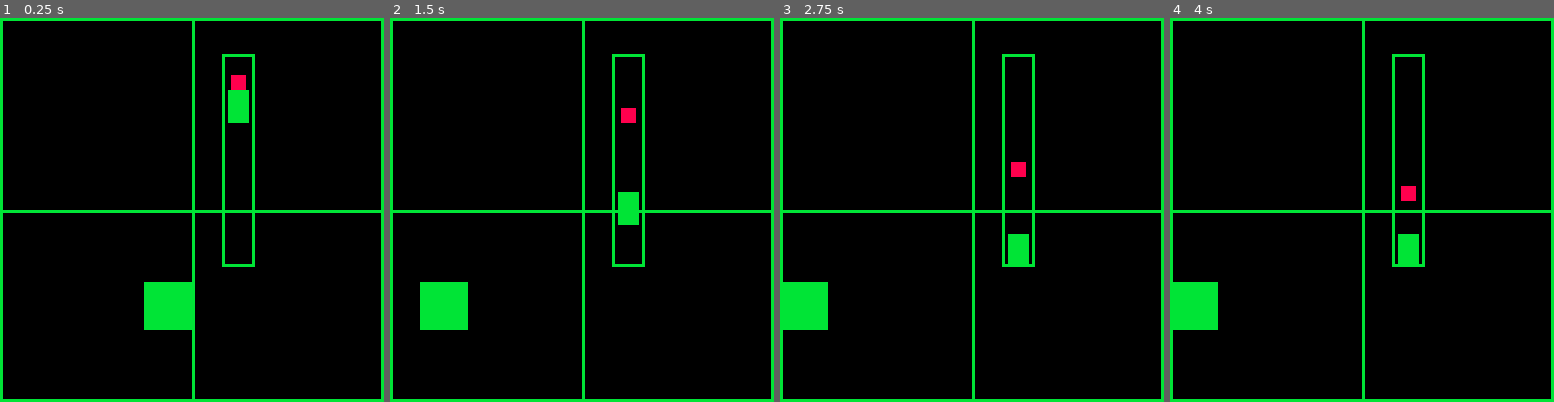
Above: before the commit, frames 1-4 (left to right).
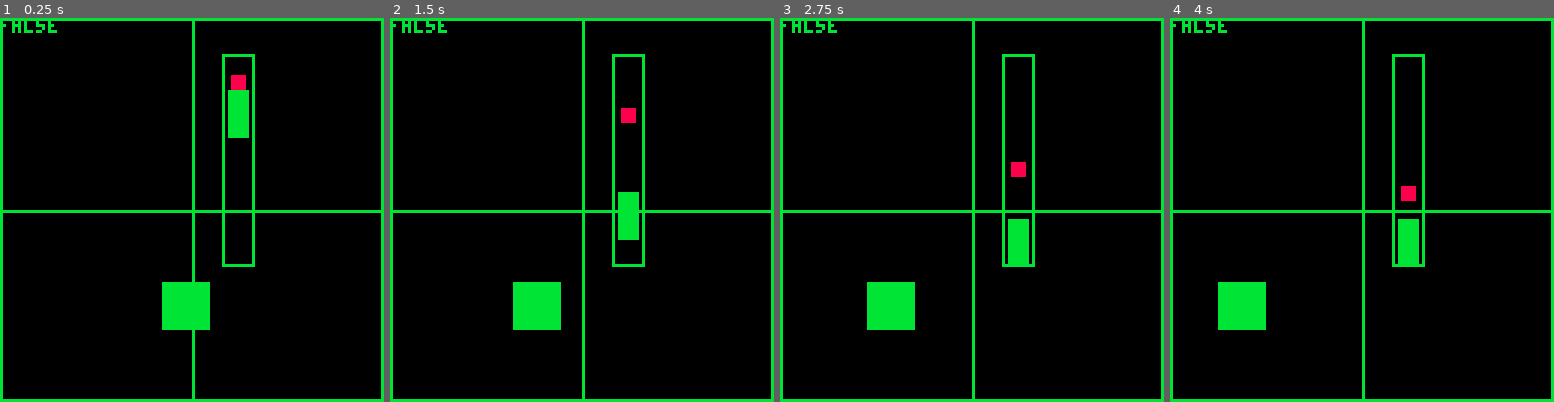
Above: after the commit, the same moments.

Repository: getJv/novice_summer_jam_2
Game: PICO-8 cartridge w_box.p8
Same seed, same stepped clock (60 frames per second), same inputs: the game is played once before the commit and once after it.
Inputs:
- Up to frame 1 (0.25 s): no input
- Up to frame 2 (1.5 s): tap O (Z key) at 0.7 s
- Up to frame 3 (2.75 s): tap O (Z key) at 1.7, 2.1, 2.5 s
- Up to frame 4 (4 s): tap O (Z key) at 2.9, 3.3, 3.7 s

The runs differ from the first frame. In frame 1, 1.5% of the frame differs, in the area x 0-65%, y 0-82%; in frame 2, 3.5%; in frame 3, 3.4%; in frame 4, 3.4%.

Commit message:
feat: sync box and paddle

Diff:
--- a/box.lua
+++ b/box.lua
@@ -1,11 +1,29 @@
 box = {x=64,y=96,w=16,h=16}
 
+function paddles_collision()
+
+    local top_played_pad = pad.y
+    local top_enemy_pad = pad_enemy.y
+    local is_top_enemy_bellow_player_top = top_enemy_pad >top_played_pad
+
+    local bottom_played_pad = pad.y + pad.h/2
+    local bottom_enemy_pad = pad_enemy.y + pad_enemy.h/2
+
+    local is_bottom_enemy_over_player_bottom = bottom_enemy_pad < bottom_played_pad
+
+    player_pulling =  is_top_enemy_bellow_player_top
+            and is_bottom_enemy_over_player_bottom
+
+
+end
+
+
 function update_box()
-
+    paddles_collision()
     local next_x = box.x
     if player_pulling then
         next_x = next_x + 1
-    else
+    elseif (can_update(3)) then
         next_x = next_x - 1
     end
     if box_limits_collision(next_x) then
@@ -23,6 +41,7 @@
 
 
 function draw_box()
+    print(player_pulling)
     half_w = box.w/2
     half_y = box.h/2
     rectfill(
--- a/debug.lua
+++ b/debug.lua
@@ -1,5 +1,20 @@
+
+-- draw border and middle lines in the screen
 function debug_draw_rules()
     rect(0, 0, 127, 127, 11)
     line(64, 0, 64, 127, 11)
     line(0, 64, 127, 64, 11)
 end
+
+-- Show line in all obj corners
+function debug_obj_lines(obj,color)
+    --left vertical
+    line(obj.x, 0, obj.x, 127, color)
+    --right vertical
+    line(obj.x + obj.w, 0, obj.x + obj.w, 127, color)
+
+    --top horizontal
+    line(0 ,obj.y , 127, obj.y, color)
+    --bottom horizontal
+    line(0 ,obj.y + obj.h , 127, obj.y + obj.h, color)
+end
--- a/pad.lua
+++ b/pad.lua
@@ -1,8 +1,8 @@
 pad = {
     x = pad_frame.x + pad_frame_padding, -- 2 to avoid initial collision
     y = pad_frame.y + pad_frame_padding + 2, -- 2 to avoid initial collision
-    w = (pad_frame.x + pad_frame_padding) + 6, -- 6 is the max width
-    h = 10
+    w = 6,
+    h = 15
 }
 player_pulling = false
 
@@ -21,5 +21,7 @@
 end
 
 function draw_pad()
-    rectfill( pad.x,pad.y, pad.w, pad.y + pad.h ,11)
+
+    rectfill( pad.x,pad.y, pad.x +pad.w, pad.y + pad.h ,11)
+
 end
